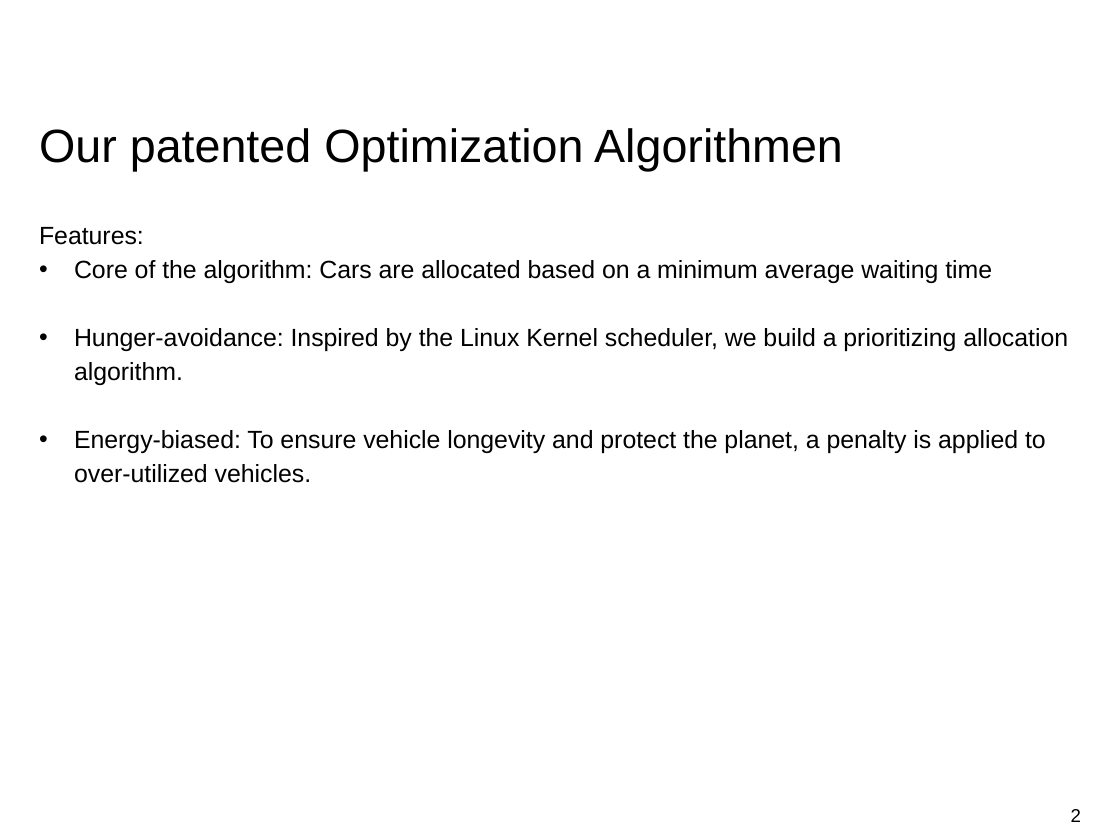
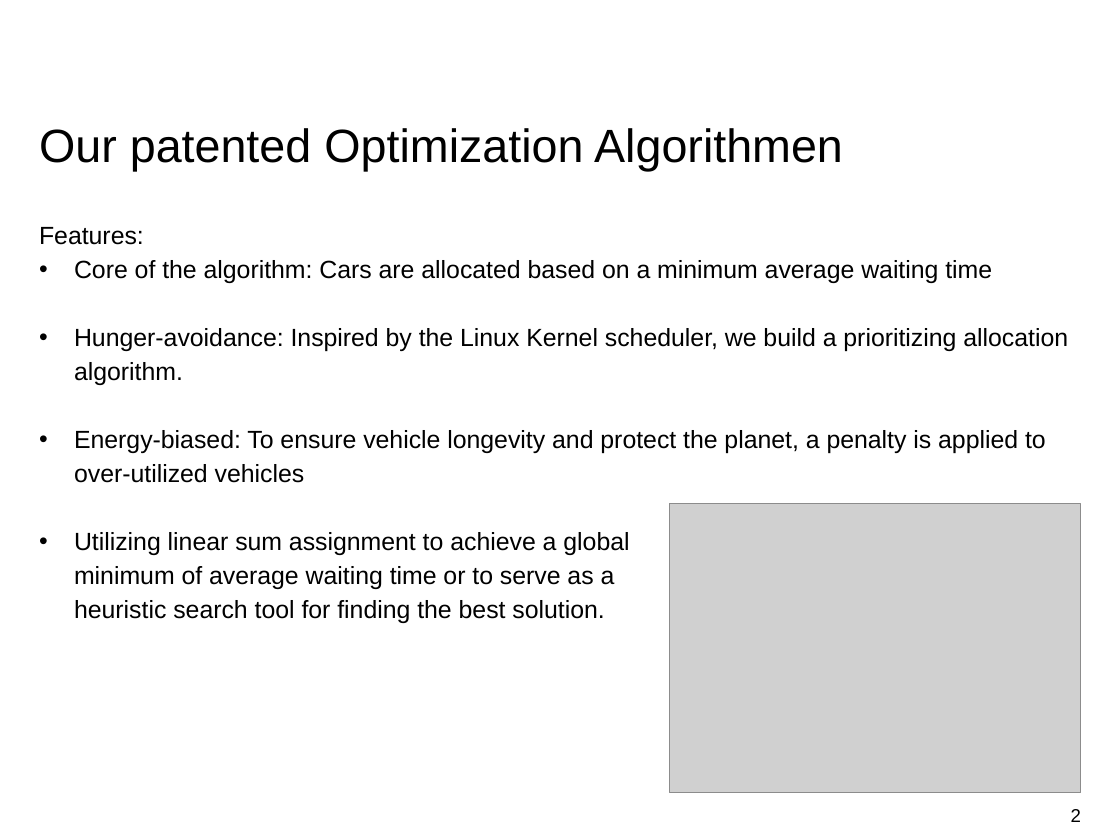
Before and after one commit to Shadow-Devil/delamain-corporation-hackatum-2024, a slide deck: slide 2 of Präesentation - Delamain Corporation.pptx. Drawn at 1120x840 pixels with LibreOffice and Linux fonts; fonts in the diff are those of the drawing; grey boxes stand for pictures; background and template pictures are left out. Boxes give left, top, right and bottom in pixels: in the first picture for what was removed or moved away, otherwise in the second. Text is boxed around its words. In the diff, an @@ line names an element or a change of style, - is before the commit and + after.

```diff
--- a/Präesentation - Delamain Corporation.pptx
+++ b/Präesentation - Delamain Corporation.pptx
@@ text at box(74, 430, 1046, 623): text changed @@
-• Energy-biased: To ensure vehicle longevity and protect the planet, a penalty is applied to over-utilized vehicles.
+• Energy-biased: To ensure vehicle longevity and protect the planet, a penalty is applied to over-utilized vehicles
+• Utilizing linear sum assignment to achieve a global
+  minimum of average waiting time or to serve as a
+  heuristic search tool for finding the best solution.
@@ picture added at box(670, 504, 1082, 793) @@
```
Also in this commit, not shown: 1 other file.
